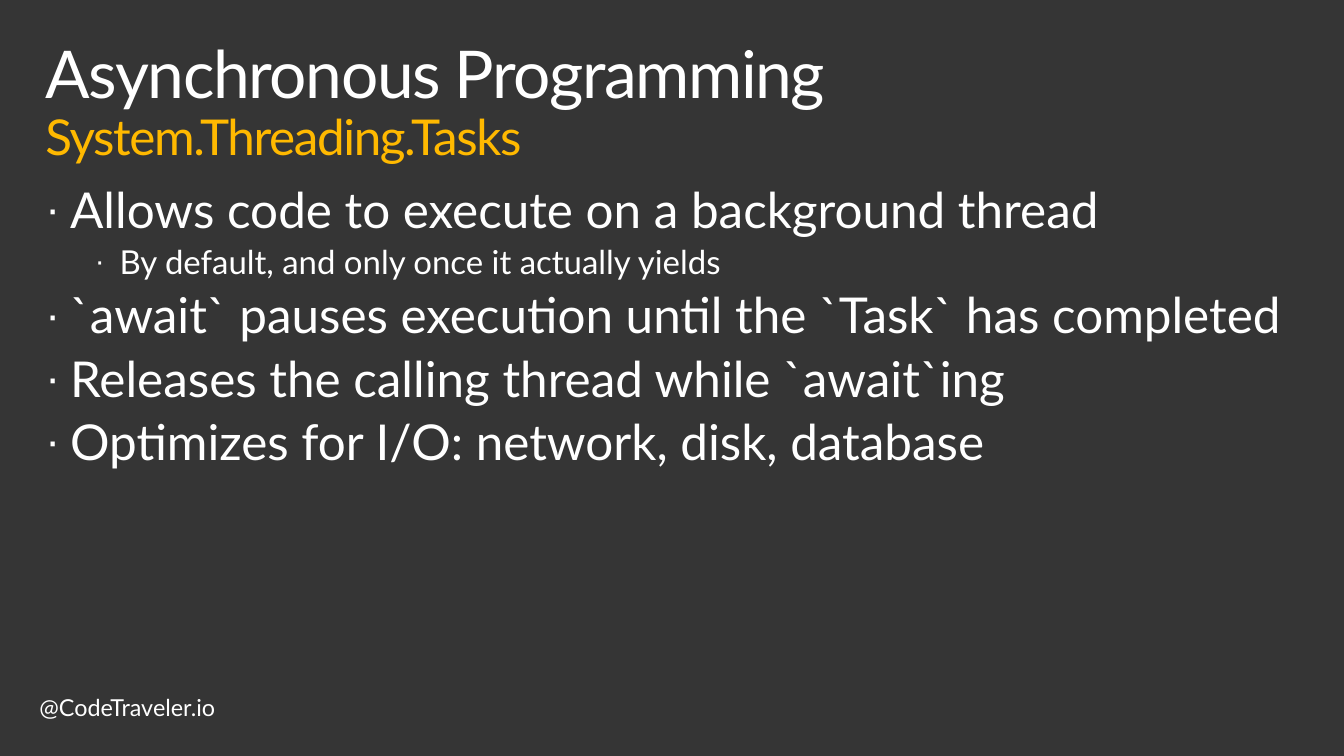
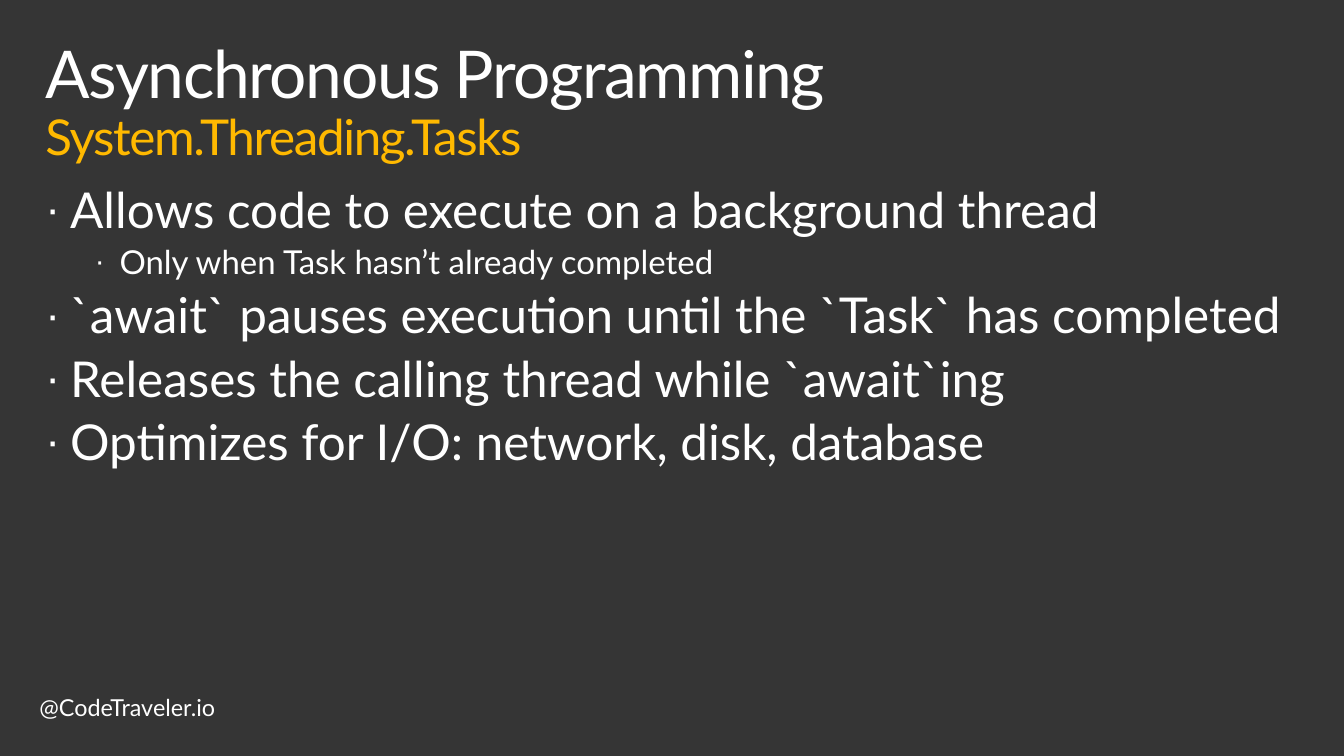
Before and after one commit to TheCodeTraveler/BecomeAnExpertWithAsyncAwait, a slide deck: slide 3 of 5. Asynchronous vs Parallel Programming/AsyncVsParallel.pptx. Drawn at 1344x756 pixels with LibreOffice and Linux fonts; fonts in the diff are those of the drawing; background and template pictures are left out. Boxes give left, top, right and bottom in pixels: in the first picture for what was removed or moved away, otherwise in the second. Text is boxed around its words. In the diff, an @@ line names an element or a change of style, - is before the commit and + after.

```diff
--- a/5. Asynchronous vs Parallel Programming/AsyncVsParallel.pptx
+++ b/5. Asynchronous vs Parallel Programming/AsyncVsParallel.pptx
@@ text at [120, 249, 713, 280]: text changed @@
-    · By default, and only once it actually yields
+    · Only when Task hasn’t already completed
```
Also in this commit, not shown: 1 other slide changed.
